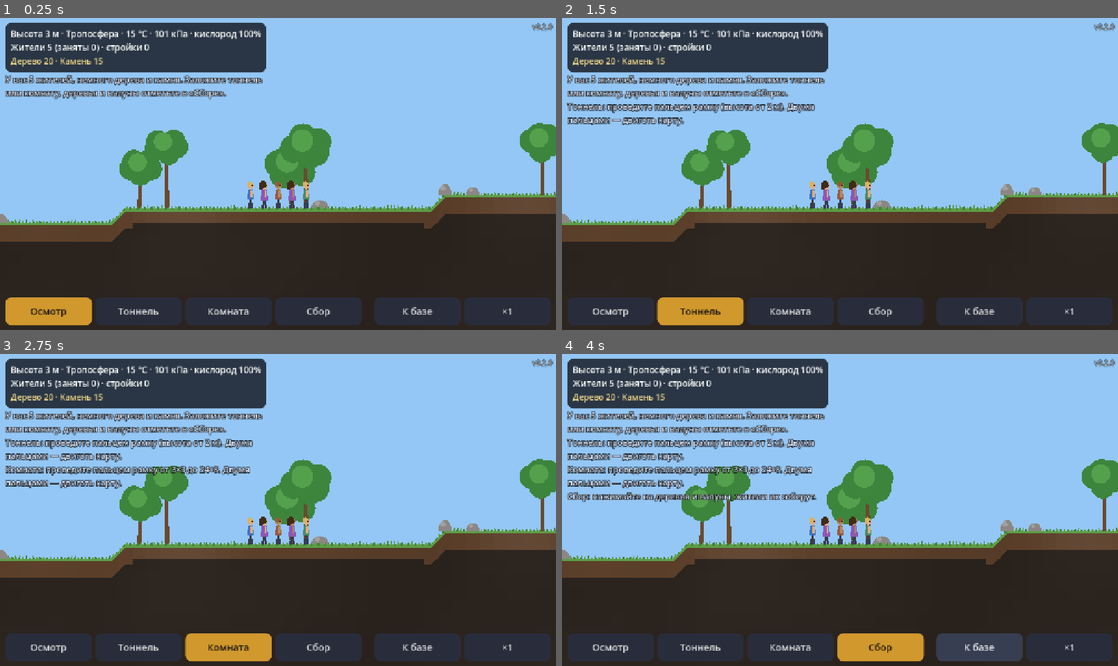
Above: before the commit, frames 1-4 (two rows, left to right).
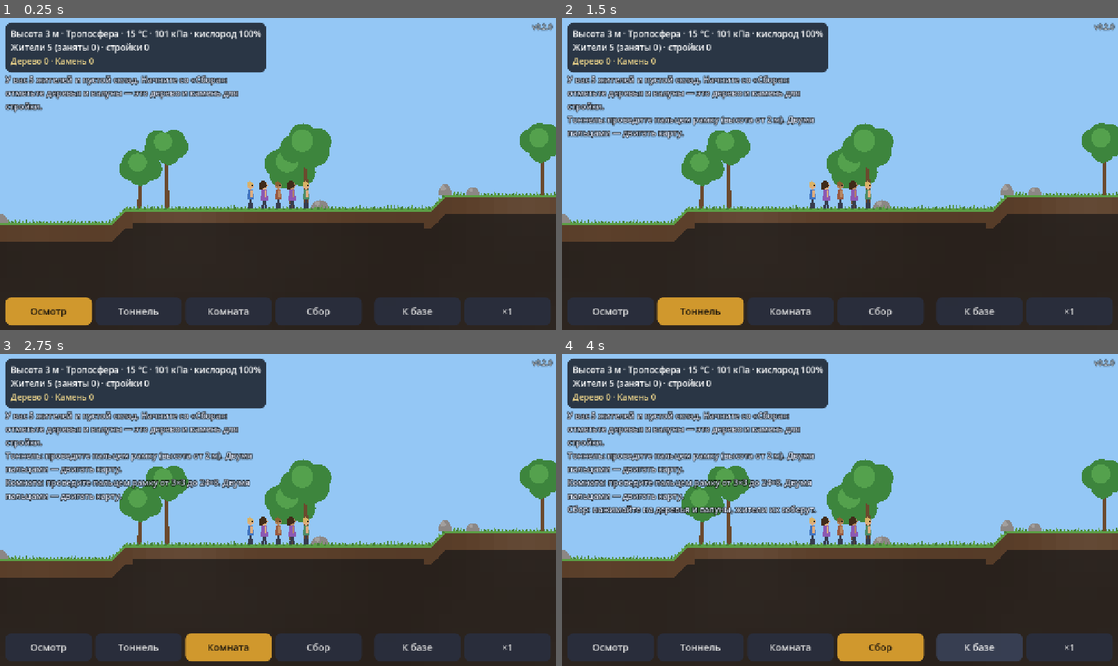
Above: after the commit, the same moments.

Repository: web-static-host/game1
Game: Godot game, scene res://scenes/main.tscn
The game is run twice, just before and just after one commit, with the same random seed, the same clock (stepped at 60 frames per second) and the same inputs.
Inputs:
- Up to frame 1 (0.25 s): no input
- Up to frame 2 (1.5 s): click "Осмотр" at 0.5 s; click "Тоннель" at 1.25 s
- Up to frame 3 (2.75 s): click "Комната" at 2 s
- Up to frame 4 (4 s): click "Сбор" at 2.75 s; click "К базе" at 3.5 s

The runs differ from the first frame. In frame 1, 1.5% of the frame differs, in the area x 0-48%, y 12-31%; in frame 2, 3.6%; in frame 3, 5.4%; in frame 4, 6.7%, in the area x 0-48%, y 12-52%.

Commit message:
Выбор числа рабочих, старт без ресурсов, лестница только у заглублённых комнат
- При закладке стройки — рекомендуемое число рабочих, меняется кнопками −/+;
  его можно поменять и в панели стройки; онлайн и оффлайн соблюдают лимит
- На старте склад пуст: дерево и камень нужно сначала собрать
- Лестница в комнате появляется, только если пол ниже поверхности,
  и одна — у левой стены; наземные дома без лестниц

Co-Authored-By: Claude Opus 5.5 <noreply@anthropic.com>
Claude-Session: https://claude.ai/code/session_016LhimkttaYpRVNZ3oj9mAA

Diff:
--- a/scripts/game/colony.gd
+++ b/scripts/game/colony.gd
@@ -8,7 +8,8 @@
 signal event_logged(text: String, kind: String)
 
 const START_UNITS := 5
-const START_INVENTORY := {"wood": 20, "stone": 15}
+## Ресурсов на старте нет — их сначала нужно собрать.
+const START_INVENTORY := {}
 const SUBSTEP := 0.2
 const WALK_SPEED := 3.0
 const CLIMB_SPEED := 1.6
@@ -124,6 +125,23 @@
 	return ""
 
 
+## Пол комнаты ниже поверхности земли — без лестницы из неё не выбраться.
+func _floor_below_surface(r: Rect2i) -> bool:
+	var floor_y := r.end.y - 1
+	for x in range(r.position.x - 1, r.end.x + 1):
+		if floor_y >= world.gen.surface_y(x):
+			return true
+	return false
+
+
+func workers_on(p: Project) -> int:
+	var n := 0
+	for u in units:
+		if u.project_id == p.id:
+			n += 1
+	return n
+
+
 ## Есть ли у зоны выход к открытому пространству или к другой стройке.
 func has_access(r: Rect2i) -> bool:
 	for y in range(r.position.y - 1, r.end.y + 1):
@@ -133,7 +151,7 @@
 	return false
 
 
-func create_project(kind: int, r: Rect2i) -> Project:
+func create_project(kind: int, r: Rect2i, workers := -1) -> Project:
 	if not validate(kind, r).is_empty():
 		return null
 	var p := Project.new()
@@ -141,6 +159,8 @@
 	next_project_id += 1
 	p.kind = kind
 	p.rect = r
+	p.workers = workers if workers > 0 else Project.recommended_workers(kind, r, units.size())
+	p.ladder = kind == Project.Kind.ROOM and _floor_below_surface(r)
 	projects.append(p)
 	_check_phase(p)
 	return p
@@ -171,13 +191,13 @@
 	_log("%s отменена" % p.title(), "info")
 
 
-## Пока комнату копают, в ней леса — по ним можно лазить. Потом лестницы остаются
-## только у боковых стен.
+## Пока комнату копают, в ней леса — по ним можно лазить. Потом ходят по полу;
+## у заглублённой комнаты остаётся лестница у левой стены.
 func _register_room(p: Project) -> void:
 	if p.kind != Project.Kind.ROOM or p.phase == Project.Phase.DIG:
 		return
 	for c in p.cells():
-		if c.x > p.rect.position.x and c.x < p.rect.end.x - 1:
+		if not (p.ladder and c.x == p.rect.position.x):
 			room_cells[c] = p.id
 
 
@@ -487,7 +507,7 @@
 	if harvest_first and _try_harvest(u, parents, dist):
 		return true
 	for p in projects:
-		if p.paused:
+		if p.paused or workers_on(p) >= p.workers:
 			continue
 		if p.phase == Project.Phase.DIG and _try_dig(u, p, parents, dist):
 			return true
@@ -667,7 +687,8 @@
 		if not h.is_empty():
 			return h
 	for p in projects:
-		if p.paused:
+		var slot := "w%d" % p.id
+		if p.paused or taken.get(slot, 0) >= p.workers:
 			continue
 		if p.phase == Project.Phase.DIG:
 			for c in remaining_dig(p):
@@ -676,8 +697,10 @@
 				for d in DIRS4:
 					if world.is_open(c.x + d.x, c.y + d.y):
 						taken[c] = true
+						taken[slot] = taken.get(slot, 0) + 1
 						return [c, Unit.Task.DIG, p]
 		elif p.phase == Project.Phase.BUILD and p.paid:
+			taken[slot] = taken.get(slot, 0) + 1
 			return ["b%d" % p.id, Unit.Task.BUILD, p]
 	if not harvest_first:
 		return _offline_harvest(taken)
--- a/scripts/game/project.gd
+++ b/scripts/game/project.gd
@@ -23,6 +23,10 @@
 var found := {}
 ## Почему стройка стоит (пусто — всё в порядке).
 var blocked := ""
+## Сколько жителей одновременно работает на стройке.
+var workers := 1
+## Лестница у левой стены (нужна, если пол комнаты ниже поверхности).
+var ladder := false
 
 
 func title() -> String:
@@ -81,6 +85,12 @@
 	return work_for(kind, rect)
 
 
+## Рекомендуемое число рабочих: примерно один на 6–8 клеток площади.
+static func recommended_workers(k: int, r: Rect2i, max_workers: int) -> int:
+	var per := 8.0 if k == Kind.ROOM else 6.0
+	return clampi(ceili(r.size.x * r.size.y / per), 1, maxi(1, max_workers))
+
+
 ## Проверка размеров. Остальные проверки (пересечения, опора) — в Colony.
 static func size_error(k: int, r: Rect2i) -> String:
 	var w := r.size.x
@@ -111,6 +121,8 @@
 		"build_done": build_done,
 		"found": found,
 		"blocked": blocked,
+		"workers": workers,
+		"ladder": ladder,
 	}
 
 
@@ -128,4 +140,6 @@
 	for k in f:
 		p.found[k] = int(f[k])
 	p.blocked = str(d.get("blocked", ""))
+	p.workers = int(d.get("workers", 2))
+	p.ladder = bool(d.get("ladder", false))
 	return p
--- a/scripts/main.gd
+++ b/scripts/main.gd
@@ -23,6 +23,7 @@
 var _drag_start := Vector2i.ZERO
 var _pending := Rect2i()
 var _pending_kind := 0
+var _pending_workers := 1
 ## Что показано в информационной панели: [вид, id] — чтобы обновлять текст.
 var _info_target := []
 
@@ -39,7 +40,7 @@
 	var start := _home + Vector2i(0, -3)
 	if data.is_empty():
 		colony.start_new(_home.x)
-		hud.log_event("У вас 5 жителей, немного дерева и камня. Заложите тоннель или комнату, деревья и валуны отметьте в «Сборе».", "info")
+		hud.log_event("У вас 5 жителей и пустой склад. Начните со «Сбора»: отметьте деревья и валуны — это дерево и камень для стройки.", "info")
 	else:
 		SaveSystem.apply(data, world, colony)
 		var cam: Array = data.get("camera", [])
@@ -233,7 +234,15 @@
 		actions.append(["Отменить", func() -> void:
 			colony.cancel_project(p)
 			_select(null, null)])
+		hud.show_info(_project_text(p), actions, _workers_stepper(p.workers, func(v: int) -> void:
+			p.workers = v
+			hud.update_info_text(_project_text(p))))
+		return
 	hud.show_info(_project_text(p), actions)
+
+
+func _workers_stepper(value: int, changed: Callable) -> Dictionary:
+	return {"label": "Рабочих:", "value": value, "min": 1, "max": maxi(1, colony.units.size()), "changed": changed}
 
 
 func _project_text(p: Project) -> String:
@@ -246,6 +255,7 @@
 			lines.append("Этап 2 из 2: строительство %d%%" % pct)
 	if p.phase != Project.Phase.DONE:
 		lines.append("Материалы: " + _cost_text(p.cost()) + (" (оплачено)" if p.paid else ""))
+		lines.append("Сейчас работают: %d из %d" % [colony.workers_on(p), p.workers])
 	if not p.found.is_empty():
 		var f: PackedStringArray = []
 		for k in p.found:
@@ -300,22 +310,25 @@
 		return
 	_pending = r
 	_pending_kind = kind
+	var rec := Project.recommended_workers(kind, r, colony.units.size())
+	_pending_workers = rec
 	var lines: PackedStringArray = ["%s %d×%d" % [Project.kind_name(kind), r.size.x, r.size.y]]
 	lines.append("Материалы на 2-м этапе: " + _cost_text(Project.cost_for(kind, r)))
 	lines.append("Сначала жители выкопают зону, потом построят.")
 	if not colony.has_access(r):
 		lines.append("Внимание: к зоне нет прохода — сначала проложите к ней тоннель.")
+	lines.append("Рекомендуется рабочих: %d" % rec)
 	hud.show_info("\n".join(lines), [
 		["Построить", _confirm_pending],
 		["Отмена", _clear_preview],
-	])
+	], _workers_stepper(rec, func(v: int) -> void: _pending_workers = v))
 
 
 func _confirm_pending() -> void:
-	var p := colony.create_project(_pending_kind, _pending)
+	var p := colony.create_project(_pending_kind, _pending, _pending_workers)
 	_clear_preview()
 	if p != null:
-		hud.log_event("Заложено: %s" % p.title(), "info")
+		hud.log_event("Заложено: %s, рабочих: %d" % [p.title(), p.workers], "info")
 
 
 func _clear_preview() -> void:
--- a/scripts/ui/hud.gd
+++ b/scripts/ui/hud.gd
@@ -30,6 +30,7 @@
 var _info_panel: PanelContainer
 var _info_label: Label
 var _info_buttons: HBoxContainer
+var _info_stepper: HBoxContainer
 var _mode_buttons: Array[Button] = []
 var _btn_speed: Button
 var _dialog: PanelContainer
@@ -136,6 +137,9 @@
 	_info_label.autowrap_mode = TextServer.AUTOWRAP_WORD_SMART
 	_info_label.add_theme_font_size_override("font_size", 20)
 	v.add_child(_info_label)
+	_info_stepper = HBoxContainer.new()
+	_info_stepper.add_theme_constant_override("separation", 8)
+	v.add_child(_info_stepper)
 	_info_buttons = HBoxContainer.new()
 	_info_buttons.add_theme_constant_override("separation", 8)
 	v.add_child(_info_buttons)
@@ -229,8 +233,14 @@
 
 
 ## Панель с описанием и кнопками. actions: [[текст, Callable], ...]
-func show_info(text: String, actions: Array = []) -> void:
+## stepper: {"label": String, "value": int, "min": int, "max": int, "changed": Callable(int)}
+func show_info(text: String, actions: Array = [], stepper: Dictionary = {}) -> void:
 	_info_label.text = text
+	for c in _info_stepper.get_children():
+		c.queue_free()
+	_info_stepper.visible = not stepper.is_empty()
+	if not stepper.is_empty():
+		_build_stepper(stepper)
 	for c in _info_buttons.get_children():
 		c.queue_free()
 	for a in actions:
@@ -240,6 +250,42 @@
 		b.pressed.connect(cb)
 	_info_buttons.visible = not actions.is_empty()
 	_info_panel.visible = true
+
+
+## Строка «Рабочих: [−] 3 [+]».
+func _build_stepper(st: Dictionary) -> void:
+	var label := Label.new()
+	label.text = st["label"]
+	label.size_flags_horizontal = Control.SIZE_EXPAND_FILL
+	_info_stepper.add_child(label)
+	var value := Label.new()
+	value.custom_minimum_size = Vector2(56, 0)
+	value.horizontal_alignment = HORIZONTAL_ALIGNMENT_CENTER
+	value.add_theme_font_size_override("font_size", 28)
+	var minus := Button.new()
+	minus.text = "−"
+	minus.custom_minimum_size = Vector2(72, 56)
+	var plus := Button.new()
+	plus.text = "+"
+	plus.custom_minimum_size = Vector2(72, 56)
+	_info_stepper.add_child(minus)
+	_info_stepper.add_child(value)
+	_info_stepper.add_child(plus)
+	var state := {"v": int(st["value"])}
+	var refresh := func() -> void:
+		value.text = str(state["v"])
+		minus.disabled = state["v"] <= int(st["min"])
+		plus.disabled = state["v"] >= int(st["max"])
+	refresh.call()
+	var changed: Callable = st["changed"]
+	minus.pressed.connect(func() -> void:
+		state["v"] = maxi(int(st["min"]), state["v"] - 1)
+		refresh.call()
+		changed.call(state["v"]))
+	plus.pressed.connect(func() -> void:
+		state["v"] = mini(int(st["max"]), state["v"] + 1)
+		refresh.call()
+		changed.call(state["v"]))
 
 
 func update_info_text(text: String) -> void:
--- a/scripts/world/structure_layer.gd
+++ b/scripts/world/structure_layer.gd
@@ -66,9 +66,9 @@
 		draw_rect(Rect2(r.position.x, r.position.y, r.size.x, 5), ROOM_FRAME)
 		draw_rect(Rect2(r.position.x, r.position.y, 5, r.size.y), ROOM_FRAME)
 		draw_rect(Rect2(r.end.x - 5, r.position.y, 5, r.size.y), ROOM_FRAME)
-		# Лестницы у боковых стен.
-		for lx in [r.position.x + TILE * 0.5, r.end.x - TILE * 0.5]:
-			_ladder(lx, r.position.y + 5, r.end.y - 6, 1.0)
+		# Лестница — только у заглублённой комнаты, иначе вход с уровня земли.
+		if p.ladder:
+			_ladder(r.position.x + TILE * 0.5, r.position.y + 5, r.end.y - 6, 1.0)
 		var lamp := Vector2(r.get_center().x, r.position.y + 9)
 		draw_circle(lamp, 14, Color(LAMP, 0.18))
 		draw_circle(lamp, 5, LAMP)
--- a/tests/run_tests.gd
+++ b/tests/run_tests.gd
@@ -16,6 +16,7 @@
 	test_pause_and_materials()
 	test_units_realtime()
 	test_room_from_surface_realtime()
+	test_workers_and_ladder()
 	test_save_roundtrip()
 	test_environment()
 	test_generation_speed()
@@ -121,7 +122,7 @@
 func _new_colony(seed_value: int) -> Colony:
 	var world := WorldData.new(WorldGen.new(seed_value))
 	var colony := Colony.new(world)
-	colony.inventory = Colony.START_INVENTORY.duplicate()
+	colony.inventory = {"wood": 20, "stone": 15}
 	return colony
 
 
@@ -147,6 +148,8 @@
 	var colony := _new_colony(99)
 	var w := colony.world
 	colony.start_new(0)
+	check(colony.inventory.is_empty(), "на старте склад пуст")
+	colony.inventory = {"wood": 20, "stone": 15}
 	var x := _find_solid_column(w)
 	var s := w.gen.surface_y(x)
 	check(not w.is_revealed(x, s + 3), "глубже поверхности — неизвестность")
@@ -195,6 +198,7 @@
 	var w := colony.world
 	var x := _find_solid_column(w, 0)
 	colony.start_new(x)
+	colony.inventory = {"wood": 20, "stone": 15}
 	var s := w.gen.surface_y(x)
 	var shaft := colony.create_project(Project.Kind.TUNNEL, Rect2i(x, s, 1, 5))
 	var drift := colony.create_project(Project.Kind.TUNNEL, Rect2i(x + 1, s + 3, 4, 2))
@@ -232,6 +236,7 @@
 		var colony := _new_colony(seed_value * 1000 + 6)
 		var w := colony.world
 		colony.start_new(0)
+		colony.inventory = {"wood": 40, "stone": 30}
 		var s := w.gen.surface_y(4)
 		var room := colony.create_project(Project.Kind.ROOM, Rect2i(3, s, 6, 3))
 		var t := 0.0
@@ -252,11 +257,44 @@
 	check(not _new_colony(3).has_access(Rect2i(0, 50, 4, 2)), "у зоны в толще породы нет доступа")
 
 
+func test_workers_and_ladder() -> void:
+	var colony := _new_colony(77)
+	var w := colony.world
+	var x := _find_solid_column(w)
+	colony.start_new(x)
+	colony.inventory = {"wood": 50, "stone": 50}
+	var s := w.gen.surface_y(x)
+	check(Project.recommended_workers(Project.Kind.TUNNEL, Rect2i(0, 0, 1, 6), 5) == 1, "на шахту 1×6 рекомендуется 1 рабочий")
+	check(Project.recommended_workers(Project.Kind.ROOM, Rect2i(0, 0, 8, 4), 5) == 4, "на комнату 8×4 — 4 рабочих")
+	check(Project.recommended_workers(Project.Kind.ROOM, Rect2i(0, 0, 24, 8), 5) == 5, "не больше, чем жителей")
+	var p := colony.create_project(Project.Kind.TUNNEL, Rect2i(x, s, 3, 8), 2)
+	var max_seen := 0
+	for i in 300:
+		colony.update(0.5)
+		max_seen = maxi(max_seen, colony.workers_on(p))
+	check(max_seen == 2, "на стройке не больше выбранных 2 рабочих (было %d)" % max_seen)
+	var sunk := colony.create_project(Project.Kind.ROOM, Rect2i(x + 3, s + 4, 4, 3))
+	check(sunk != null and sunk.ladder, "у подземной комнаты есть лестница")
+	var ground := 0
+	for tx in range(x + 20, x + 200):
+		var ts := w.gen.surface_y(tx)
+		var flat := true
+		for dx in range(-1, 5):
+			if w.gen.surface_y(tx + dx) != ts:
+				flat = false
+		if flat:
+			ground = tx
+			break
+	var house := colony.create_project(Project.Kind.ROOM, Rect2i(ground, w.gen.surface_y(ground) - 3, 4, 3))
+	check(house != null and not house.ladder, "у наземного дома лестницы нет")
+
+
 func test_save_roundtrip() -> void:
 	var path := "user://test_save.json"
 	var colony := _new_colony(4242)
 	var w := colony.world
 	colony.start_new(0)
+	colony.inventory = {"wood": 20, "stone": 15}
 	var x := _find_solid_column(w)
 	var s := w.gen.surface_y(x)
 	colony.create_project(Project.Kind.TUNNEL, Rect2i(x, s, 1, 4))
--- a/tests/screenshot.gd
+++ b/tests/screenshot.gd
@@ -35,6 +35,16 @@
 		_reveal_area(Vector2i(_main._home.x, 1200), 40, 50)
 	if _frame == 360:
 		_shot("deep_revealed")
+		# Окно подтверждения стройки с выбором рабочих.
+		var h: Vector2i = _main._home
+		_main.world_view.focus_cell(h + Vector2i(22, 2))
+		_main.camera.zoom = Vector2(1.0, 1.0)
+		_main.mode = Hud.Mode.ROOM
+		var sy: int = _main.world.gen.surface_y(h.x + 24) + 2
+		_main.world_view.structures.preview = Rect2i(h.x + 24, sy, 6, 3)
+		_main._on_paint_end(Vector2.ZERO)
+	if _frame == 390:
+		_shot("confirm")
 		return true
 	return false
 
Not shown, added: tests/concepts.gd.uid
